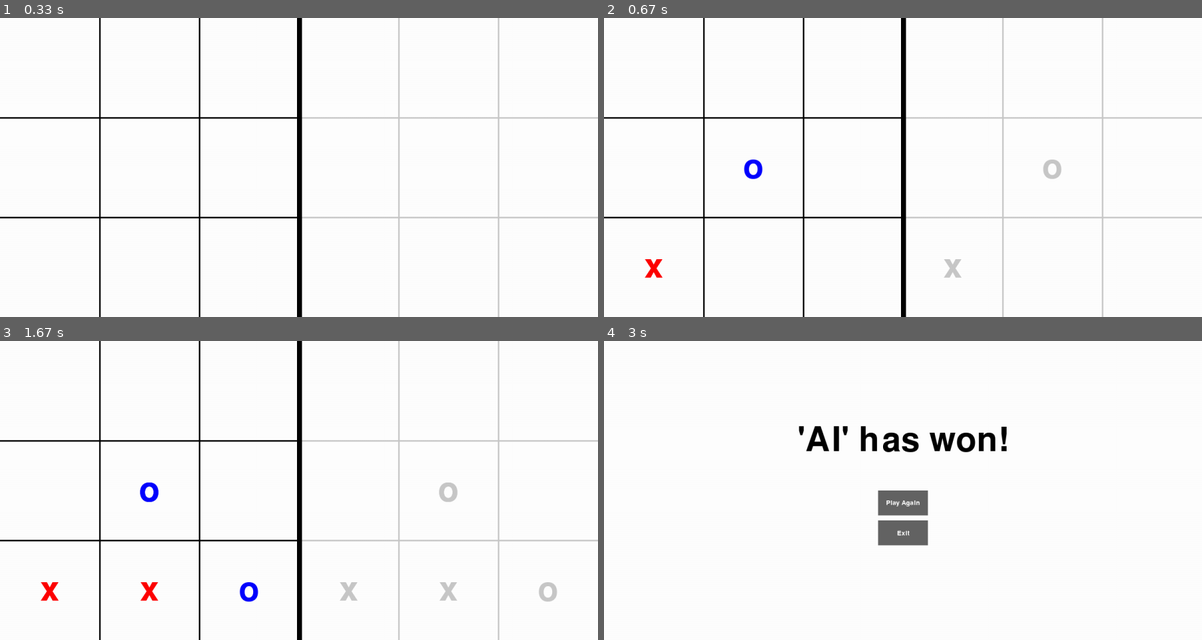
Above: before the commit, frames 1-4 (two rows, left to right).
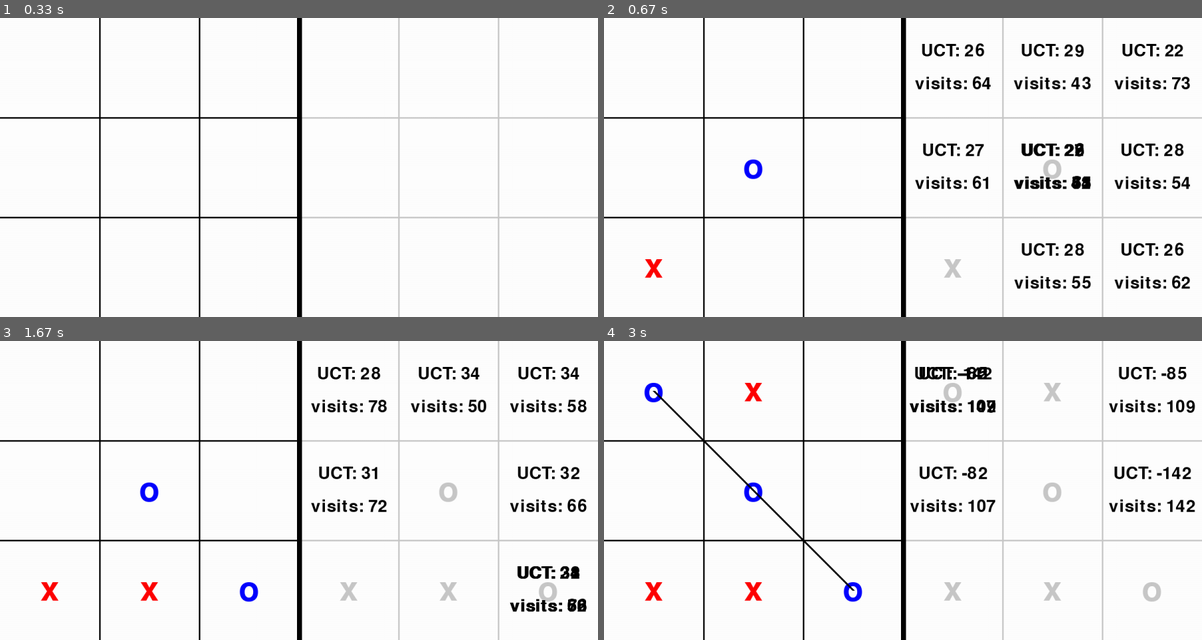
Above: after the commit, the same moments.

Repository: HamadTria/MCTS
Game: pygame game, started from tictactoe pygame.py
Two runs of this game, one before a commit and one after it. Both use one fixed random seed, a clock stepped at 60 frames per second and the inputs below.
Inputs (mouse positions are in pixels of both pictures, inside the frame that each line leads up to):
- Up to frame 1 (0.33 s): no input
- Up to frame 2 (0.67 s): click (903, 167) at 0.38 s
- Up to frame 3 (1.67 s): click (113, 559) at 1.3 s; move the mouse to (143, 379) at 1.57 s
- Up to frame 4 (3 s): click (747, 379) at 1.77 s

Frame 1 is identical in both runs. In frame 2, 4.0% of the frame differs, in the area x 6-98%, y 8-91%; in frame 3, 3.1%; in frame 4, 9.8%, in the area x 0-100%, y 0-100%.

Commit message:
added scores and visits

Diff:
--- a/tictactoe pygame.py
+++ b/tictactoe pygame.py
@@ -16,6 +16,7 @@
 CHILD_PLAYER_COLOR = (200, 200, 200)
 FONT_COLOR = (0, 0, 0)
 FONT_SIZE = 100
+SMALL_FONT_SIZE = 50
 BUTTON_COLOR = (100, 100, 100)
 BUTTON_FONT_COLOR = (255, 255, 255)
 BUTTON_FONT_SIZE = 20
@@ -74,9 +75,9 @@
     def game_loop(self):
         pygame.init()
         screen = pygame.display.set_mode((SCREEN_WIDTH + OFFSET, SCREEN_HEIGHT))
-        screen.fill(BG_COLOR)
         pygame.display.set_caption("Tic Tac Toe")
         font = pygame.font.SysFont(None, FONT_SIZE)
+        small_font = pygame.font.SysFont(None, SMALL_FONT_SIZE)
         button_font = pygame.font.SysFont(None, BUTTON_FONT_SIZE)
         clock = pygame.time.Clock()
 
@@ -111,7 +112,7 @@
                     if self.is_win():
                         winning_combination = self.get_winning_combination()
                         self.draw_connecting_line(screen, winning_combination)
-                        time.sleep(1)
+                        time.sleep(3)
                         self.end_game_screen(screen, font, button_font, "'%s' has won!" % self.player_2)
                         return
                     elif self.is_draw():
@@ -126,14 +127,14 @@
 
                     try:
                         self = best_move.board
-                        self.draw_board(screen, font, list_children)
+                        self.draw_board(screen, font, list_children, small_font)
                         pygame.display.flip()
                         clock.tick(30)
 
                         if self.is_win():
                             winning_combination = self.get_winning_combination()
                             self.draw_connecting_line(screen, winning_combination)
-                            time.sleep(1)
+                            time.sleep(3)
                             self.end_game_screen(screen, font, button_font, "'%s' has won!" % self.player_2)
                             return
                         elif self.is_draw():
@@ -142,7 +143,8 @@
                     except:
                         pass
 
-    def draw_board(self, screen, font, children=None):
+    def draw_board(self, screen, font, children=None, small_font=None):
+        screen.fill(BG_COLOR)
         for i in range(1, 3):
             # main board
             pygame.draw.line(screen, LINE_COLOR, (0, i * SCREEN_HEIGHT // 3), (SCREEN_WIDTH, i * SCREEN_HEIGHT // 3), 3)
@@ -175,6 +177,24 @@
             text_child_rect = text_child.get_rect(center=(x_child, y_child))
             screen.blit(text, text_rect)
             screen.blit(text_child, text_child_rect)
+
+        if children is not None:
+            for child in children:
+                for child_pos, child_symbol in child.board.position.items():
+                    for pos, symbol in self.position.items():
+                        if child_pos == pos and child_symbol != symbol:
+                            col = pos % 3
+                            row = pos // 3
+                            x = (col * (SCREEN_WIDTH // 3) + (SCREEN_WIDTH // 3) // 2 + OFFSET)
+                            y_1 = row * (SCREEN_HEIGHT // 3) + (SCREEN_HEIGHT // 3) // 3
+                            y_2 = row * (SCREEN_HEIGHT // 3) + (SCREEN_HEIGHT // 3) // 3 * 2
+                            score = small_font.render(f'UCT: {child.score}', True, FONT_COLOR)
+                            visits = small_font.render(f'visits: {child.visits}', True, FONT_COLOR)
+                            score_rect = score.get_rect(center=(x, y_1))
+                            visits_rect = visits.get_rect(center=(x, y_2))
+                            screen.blit(score, score_rect)
+                            screen.blit(visits, visits_rect)
+                            break
 
     def end_game_screen(self, screen, font, button_font, message):
         screen.fill(BG_COLOR)
